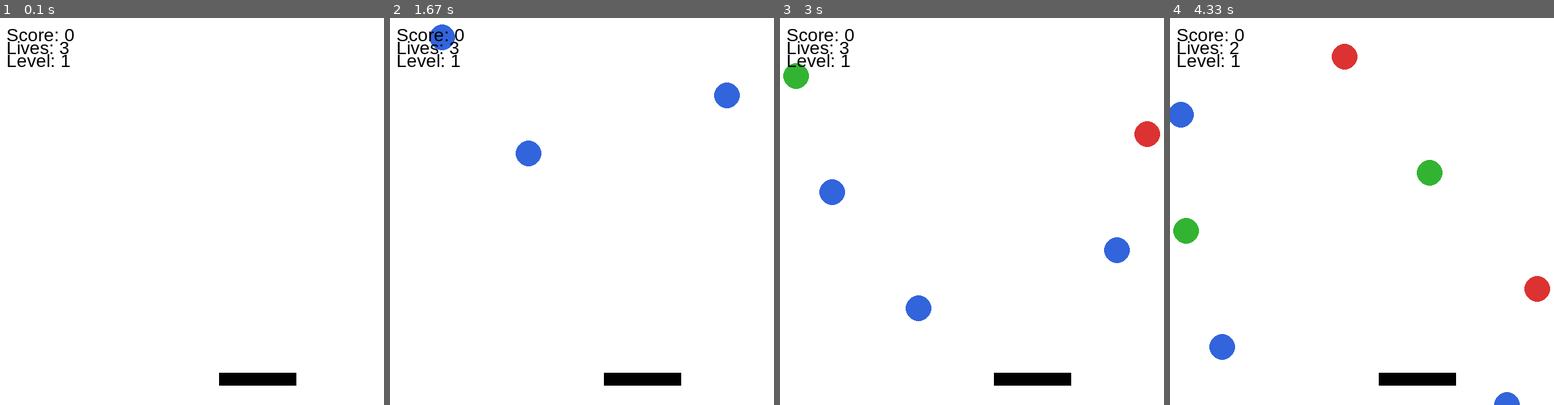
Above: before the commit, frames 1-4 (left to right).
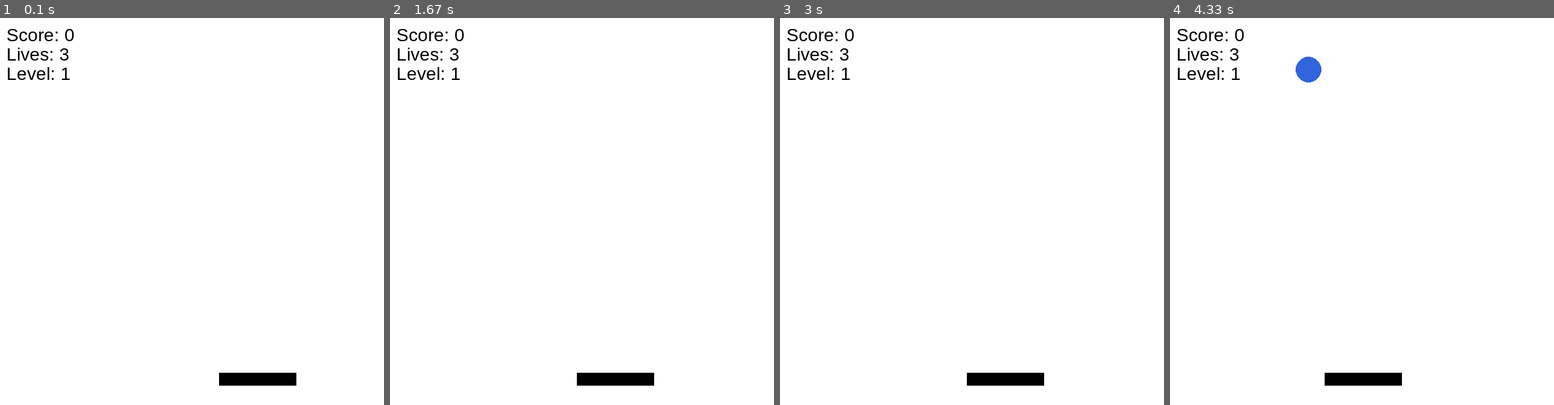
Above: after the commit, the same moments.

Repository: d0kus/Pygmaetest
Game: pygame game, started from Pygame.py
Two runs of this game, one before a commit and one after it. Both use one fixed random seed, a clock stepped at 60 frames per second and the inputs below.
Inputs:
- Up to frame 1 (0.1 s): no input
- Up to frame 2 (1.67 s): hold Left 0.33-0.87 s; hold Left 0.9-1.3 s; hold Right from 1.33 s (still down)
- Up to frame 3 (3 s): release Right at 1.97 s; hold Left 2-2.47 s; hold Right 2.5-2.97 s
- Up to frame 4 (4.33 s): hold Right 3-3.47 s; hold Left 3.5-4.03 s; hold Left from 4.07 s (still down)

The runs differ from the first frame. In frame 1, 0.6% of the frame differs, in the area x 2-19%, y 6-16%; in frame 2, 2.0%; in frame 3, 2.7%; in frame 4, 4.1%, in the area x 0-99%, y 6-100%.

Commit message:
init commit

Diff:
--- a/Pygame.py
+++ b/Pygame.py
@@ -1,8 +1,8 @@
 import pygame
 import random
-# Initialize PyGame
+
 pygame.init()
-# --- Constants (use tuples for colors) ---
+
 SCREEN_WIDTH = 800
 SCREEN_HEIGHT = 600
 WHITE = (255, 255, 255)
@@ -12,28 +12,13 @@
 BLUE = (50, 100, 220)
 YELLOW = (240, 200, 50)
 COLORS = [RED, GREEN, BLUE, YELLOW]
-# --- Game State (use a dictionary) ---
-game_state = {
-    "score": 0,
-    "lives": 3,
-    "level": 1,
-    "game_over": False,
-    "fall_speed": 3
-}
-# --- Player (basket) settings ---
-basket_width = 120
-basket_height = 20
-basket_x = SCREEN_WIDTH // 2 - basket_width // 2
-basket_y = SCREEN_HEIGHT - 50
-basket_speed = 8
-# --- Falling objects (use a list of dictionaries) ---
-falling_objects = []
-# --- Screen setup ---
+
 screen = pygame.display.set_mode((SCREEN_WIDTH, SCREEN_HEIGHT))
 pygame.display.set_caption("Catch the Falling Objects")
 clock = pygame.time.Clock()
 font = pygame.font.SysFont("Arial", 28)
-# TODO 1: Write a function to create a new falling object
+
+
 def create_obj():
     obj = {
         "x": random.randint(0, SCREEN_WIDTH - 30),
@@ -43,21 +28,27 @@
     }
     return obj
 
-# TODO 2: Write the main game loop (while not game_over)
-# Inside the loop:
-# a) Handle events (QUIT, key presses for LEFT/RIGHT)
-# b) Spawn new objects (e.g., every 30 frames)
-# c) Move each object down using a for loop
-# d) Check collision with basket (if/elif/else)
-# e) Remove caught or missed objects from the list
-# f) Update game_state dictionary (score, lives, level)
-# g) Increase difficulty every 5 points
-# h) Draw everything on the screen
-# i) Display score and lives
-frame_count = 0
-spawn_rate = 30
 
+basket_width = 120
+basket_height = 20
+basket_y = SCREEN_HEIGHT - 50
+basket_speed = 50
+
+# ОСНОВНОЙ ЦИКЛ
 while True:
+    # Сброс для новой игры
+    game_state = {
+        "score": 0,
+        "lives": 3,
+        "level": 1,
+        "game_over": False,
+        "fall_speed": 1
+    }
+    basket_x = SCREEN_WIDTH // 2 - basket_width // 2
+    falling_objects = []
+    frame_count = 0
+    spawn_rate = 180
+
     while not game_state["game_over"]:
         clock.tick(60)
         frame_count += 1
@@ -70,6 +61,7 @@
                     basket_x -= basket_speed
                 if event.key == pygame.K_RIGHT:
                     basket_x += basket_speed
+
         if basket_x < 0:
             basket_x = 0
         if basket_x + basket_width > SCREEN_WIDTH:
@@ -92,9 +84,8 @@
         falling_objects = objects_keep
 
         if game_state["score"] > 0 and game_state["score"] % 5 == 0:
-            game_state["fall_speed"] += 1
             game_state["level"] = game_state["score"] // 5
-            game_state["fall_speed"] = 3 + game_state["level"]
+            game_state["fall_speed"] = game_state["level"]
 
         if game_state["lives"] <= 0:
             game_state["game_over"] = True
@@ -104,57 +95,48 @@
 
         for obj in falling_objects:
             pygame.draw.circle(screen, obj["color"], (obj["x"], obj["y"]), obj["size"])
+
         score_text = font.render(f"Score: {game_state['score']}", True, BLACK)
         lives_text = font.render(f"Lives: {game_state['lives']}", True, BLACK)
         level_text = font.render(f"Level: {game_state['level']}", True, BLACK)
 
         screen.blit(score_text, (10, 10))
-        screen.blit(lives_text, (10, 30))
-        screen.blit(level_text, (10, 50))
+        screen.blit(lives_text, (10, 40))
+        screen.blit(level_text, (10, 70))
         pygame.display.flip()
 
-    # TODO 3: Write the Game Over screen
-    # Display "Game Over" and final score
-    # Allow R to restart, Q to quit
+    # GAME OVER ЭКРАН (ПОСЛЕ ИГРЫ)
     game_over_screen = True
+    restart_game = False
 
     while game_over_screen:
         clock.tick(60)
         for event in pygame.event.get():
             if event.type == pygame.QUIT:
                 game_over_screen = False
+                restart_game = False
             if event.type == pygame.KEYDOWN:
                 if event.key == pygame.K_r:
-                    game_state = {
-                        "score": 0,
-                        "lives": 3,
-                        "level": 1,
-                        "game_over": False,
-                        "fall_speed": 3
-                    }
-                    basket_x = SCREEN_WIDTH // 2 - basket_width // 2
-                    falling_objects = []
-                    frame_count = 0
                     game_over_screen = False
-                    break
+                    restart_game = True
                 if event.key == pygame.K_q:
                     game_over_screen = False
+                    restart_game = False
 
         screen.fill(WHITE)
         game_over_font = pygame.font.SysFont("Arial", 60)
         game_over_text = game_over_font.render("Game Over", True, RED)
-        screen.blit(game_over_text, (SCREEN_WIDTH // 2 - 250, 150))
+        screen.blit(game_over_text, (SCREEN_WIDTH // 2 - 180, 150))
 
         final_score_text = font.render(f"Final Score: {game_state['score']}", True, BLACK)
-        screen.blit(final_score_text, (SCREEN_WIDTH // 2 - 200, 280))
+        screen.blit(final_score_text, (SCREEN_WIDTH // 2 - 150, 280))
 
         restart_text = font.render("Press R to restart or Q to quit", True, BLACK)
         screen.blit(restart_text, (SCREEN_WIDTH // 2 - 200, 380))
 
         pygame.display.flip()
-    if not game_over_screen:
-        if game_state["game_over"]:
-            continue
-        else:
-            break
+
+    if not restart_game:
+        break
+
 pygame.quit()
